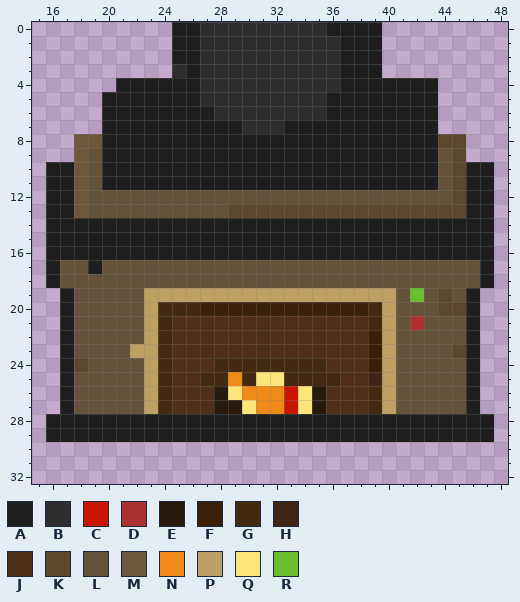
Two versions of one pixel-art sprite, UnityProject/Assets/_Art/AnimElements/FireplaceEmpty4.png. Above, as it was before the edit.
The file is 55x46 pixels. Colours within 5 levels of each other are drawn and written as one. Shown: x 15..48, y 0..32.
Palette (. is transparent): A #1f1e1f  B #2f2c2f  C #c81504  D #ac3232  E #271a0d  F #3b2009  G #43290f  H #402415  J #4f2f17  K #5e482d  L #65523a  M #6e573a  N #ef8a17  P #bea062  Q #fce679  R #6abe30
Pixels before, first column x 16:
 0 .........AABBBBBBBBBAAAA........
 1 .........AABBBBBBBBBBAAA........
 2 .........AABBBBBBBBBBAAA........
 3 .........BABBBBBBBBBBAAA........
 4 .....AAAAAABBBBBBBBBBAAAAAAA....
 5 ....AAAAAAABBBBBBBBBAAAAAAAA....
 6 ....AAAAAAAABBBBBBBBAAAAAAAA....
 7 ....AAAAAAAAAABBBAAAAAAAAAAA....
 8 ..MMAAAAAAAAAAAAAAAAAAAAAAAAKK..
 9 ..MLAAAAAAAAAAAAAAAAAAAAAAAALK..
10 AAMLAAAAAAAAAAAAAAAAAAAAAAAALKAA
11 AAMLAAAAAAAAAAAAAAAAAAAAAAAALKAA
12 AAMLLLLLLLLLLLLLLLLLLLLLLLLLLKAA
13 AAMLLLLLLLLLLKKKKKKKKKKKKKKKKKAA
14 AAAAAAAAAAAAAAAAAAAAAAAAAAAAAAAA
15 AAAAAAAAAAAAAAAAAAAAAAAAAAAAAAAA
16 AAAAAAAAAAAAAAAAAAAAAAAAAAAAAAAA
17 ALLALLLLLLLLLLLLLLLLLLLLLLLLLLLA
18 ALLLLLLLLLLLLLLLLLLLLLLLLLLLLLLA
19 .ALLLLLPPPPPPPPPPPPPPPPPPLRLKLA.
20 .ALLLLLPGGGFFFFFFFFFFFFGPLLLKKA.
21 .ALLLLLPGJJJJJJJJJJJJJJGPLDLLLA.
22 .ALLLLLPGJJJJJJJJJJJJJJFPLLLLLA.
23 .ALLLLPPGJJJJJJJJJJJJJJFPLLLLKA.
24 .AKLLLLPGJJJGGGGGGGGJJJFPLLLLLA.
25 .ALLLLLPGJJGGNGQQGGGGJJHPLLLLLA.
26 .ALLLLLPGJJJEQNNNCQEJJJGPLLLLLA.
27 .ALLLLLPGJJJEEQNNCQEJJJGPLLLLLA.
28 AAAAAAAAAAAAAAAAAAAAAAAAAAAAAAAA
29 AAAAAAAAAAAAAAAAAAAAAAAAAAAAAAAA
And afterwards:
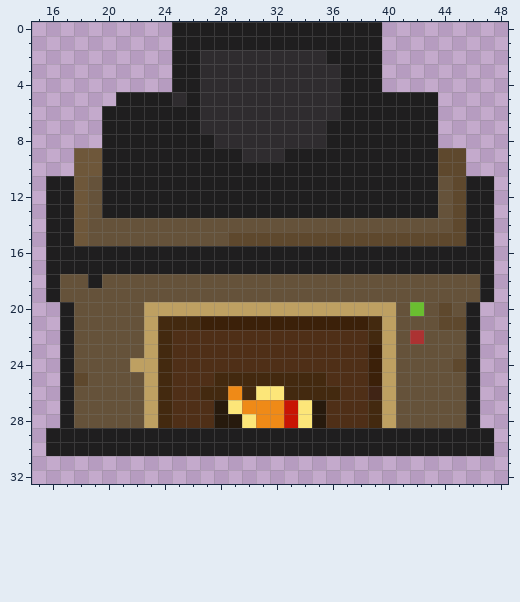
The edit:
Changed rows in their new state; - is an unchanged pixel.
first column x 16:
 0 -----------AAAAAAAAA------------
 1 -----------AAAAAAAAAA-----------
 2 --------------------A-----------
 3 ---------A----------------------
 4 -----....---------------....----
 5 ----.----B----------B-----------
 6 -----------B--------B-----------
 7 -----------BBB---BBB------------
 8 --..--------BBBBBBBB--------..--
 9 ---M----------BBB-----------K---
10 ..-M------------------------K-..
12 ----AAAAAAAAAAAAAAAAAAAAAAAA----
13 ----AAAAAAAAAAAAAAAAAAAAAAAAL---
14 --MLLLLLLLLLLLLLLLLLLLLLLLLLLK--
15 --MLLLLLLLLLLKKKKKKKKKKKKKKKKK--
17 -AA-AAAAAAAAAAAAAAAAAAAAAAAAAAA-
18 ---A----------------------------
19 AL-----LLLLLLLLLLLLLLLLLL-L-L-LA
20 --------PPPPPPPPPPPPPPPP--R--L--
21 ---------GGFFFFFFFFFFFF---L-KK--
22 -----------------------G--D-----
23 ------L----------------------L--
24 --L---P-----JJJJJJJJ---------K--
25 --K--------J-G-GG---J--F--------
26 -----------GGNGQQGGGG--H--------
27 -------------QN-----------------
28 .-LLLLLPGJJJEEQNNCQEJJJGPLLLLL-.
30 AAAAAAAAAAAAAAAAAAAAAAAAAAAAAAAA
Boxes around the changes in both pictures, in picture pixels (x1, y1, x2, y2):
changed: (46, 22, 494, 456)
